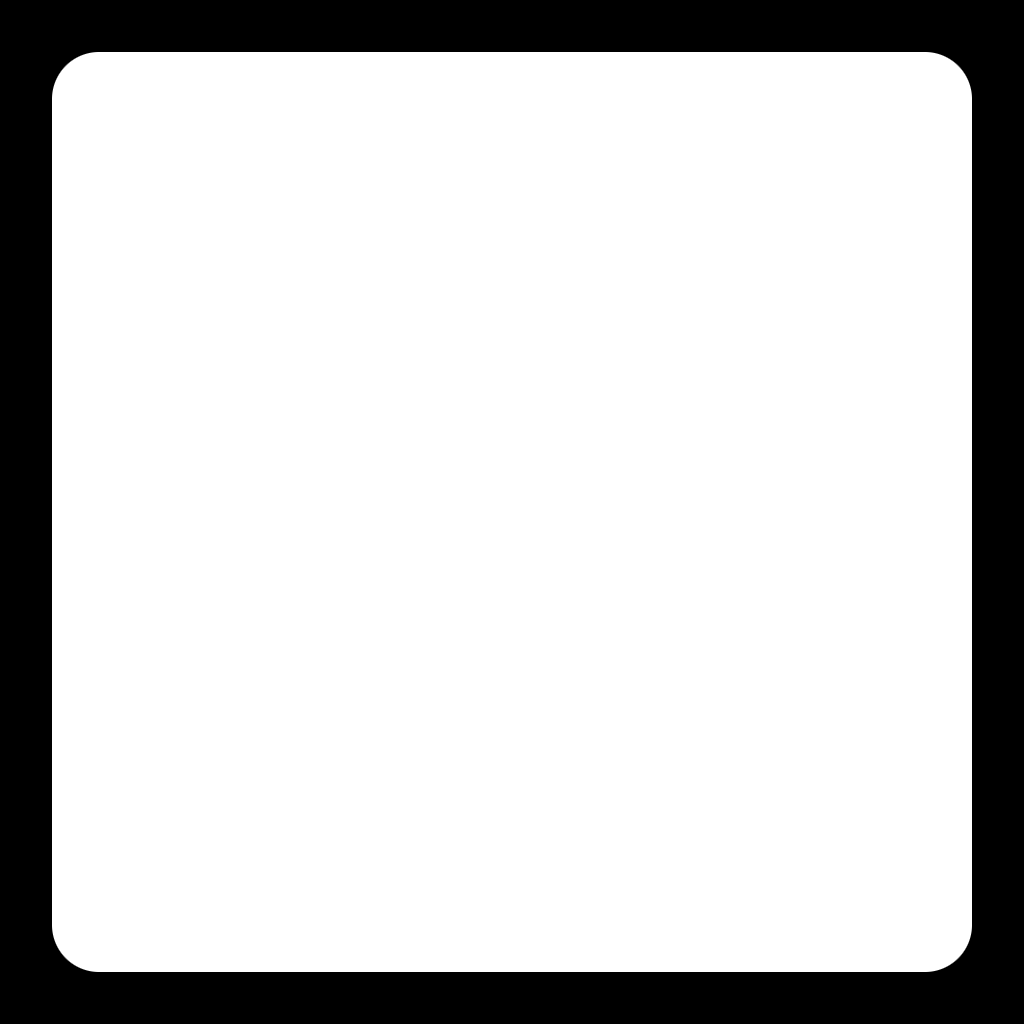
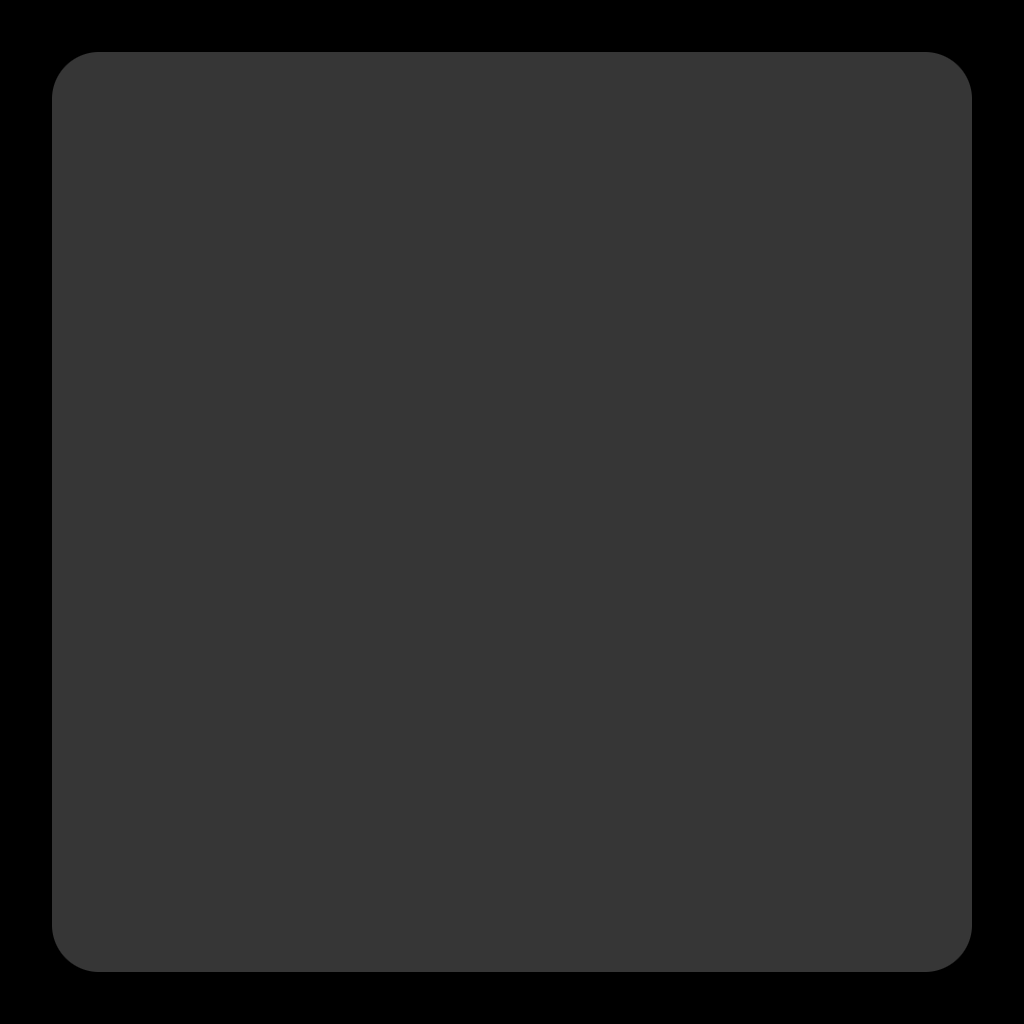
Comparing the layer stacks of the two (1024, 1024) images. Changes:
hid "White" over [52, 52, 972, 972]
added layer "Gris" over [52, 52, 972, 972]
